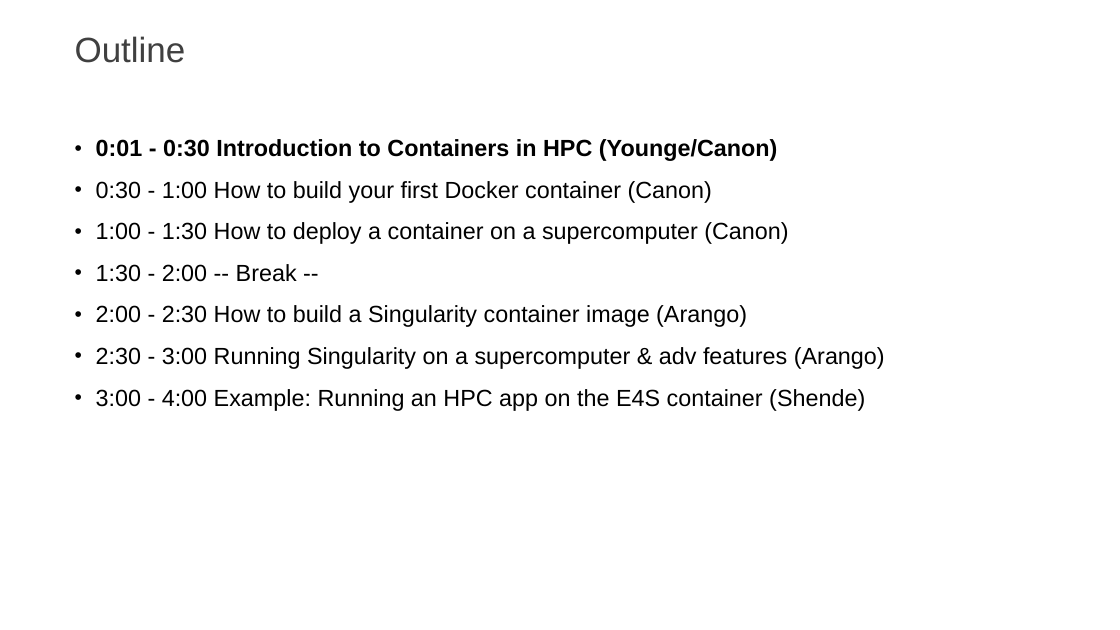
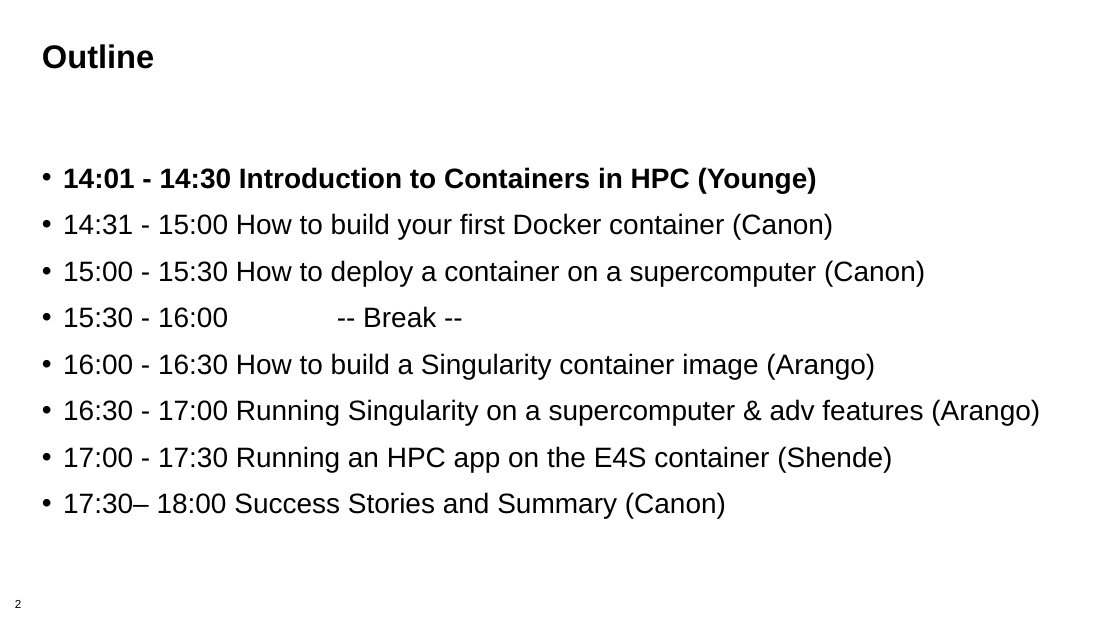
Before and after one commit to supercontainers/isc-tutorial, a slide deck: slide 2 of slides/isc19_intro_to_containers_ajy.pptx. Drawn at 1120x630 pixels with LibreOffice and Linux fonts; fonts in the diff are those of the drawing; background and template pictures are left out. Boxes give left, top, right and bottom in pixels: in the first picture for what was removed or moved away, otherwise in the second. Text is boxed around its words. In the diff, an @@ line names an element or a change of style, - is before the commit and + after.

Commit message:
Updated schedule to reflect afternoon session, and updated introduction slides.

```diff
--- a/slides/isc19_intro_to_containers_ajy.pptx
+++ b/slides/isc19_intro_to_containers_ajy.pptx
@@ title "Outline": place and size @@
-title "Outline" at bbox=[75, 36, 186, 63]
+title "Outline" at bbox=[42, 44, 154, 69]
@@ title "Outline" at bbox=[42, 44, 154, 69]: size 30 to 28 pt, text colour #404040 to #000000, bold on; line spacing 0.9 to 0.85; vertical alignment bottom to top @@
@@ text at bbox=[63, 167, 1040, 519]: text changed; size 20 to 24 pt @@
-• 0:01 - 0:30 Introduction to Containers in HPC (Younge/Canon)
-• 0:30 - 1:00 How to build your first Docker container (Canon)
-• 1:00 - 1:30 How to deploy a container on a supercomputer (Canon)
-• 1:30 - 2:00 -- Break --
-• 2:00 - 2:30 How to build a Singularity container image (Arango)
-• 2:30 - 3:00 Running Singularity on a supercomputer & adv features (Arango)
-• 3:00 - 4:00 Example: Running an HPC app on the E4S container (Shende)
+• 14:01 - 14:30 Introduction to Containers in HPC (Younge)
+• 14:31 - 15:00 How to build your first Docker container (Canon)
+• 15:00 - 15:30 How to deploy a container on a supercomputer (Canon)
+• 15:30 - 16:00 -- Break --
+• 16:00 - 16:30 How to build a Singularity container image (Arango)
+• 16:30 - 17:00 Running Singularity on a supercomputer & adv features (Arango)
+• 17:00 - 17:30 Running an HPC app on the E4S container (Shende)
+• 17:30– 18:00 Success Stories and Summary (Canon)
@@ page number added at bbox=[15, 600, 21, 608], 10 pt, text #000000 @@
+2
```
Also in this commit, not shown: 13 other slides changed, 1 slide added, 1 slide removed, 1 other file.
